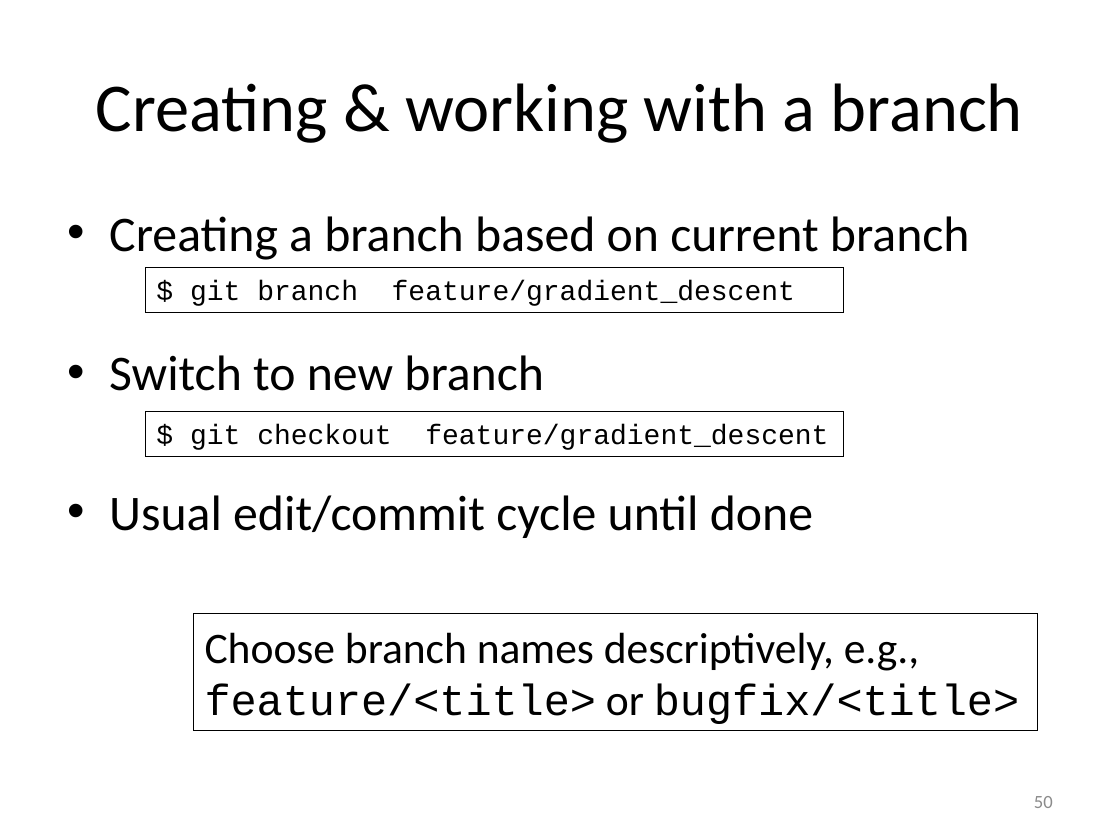
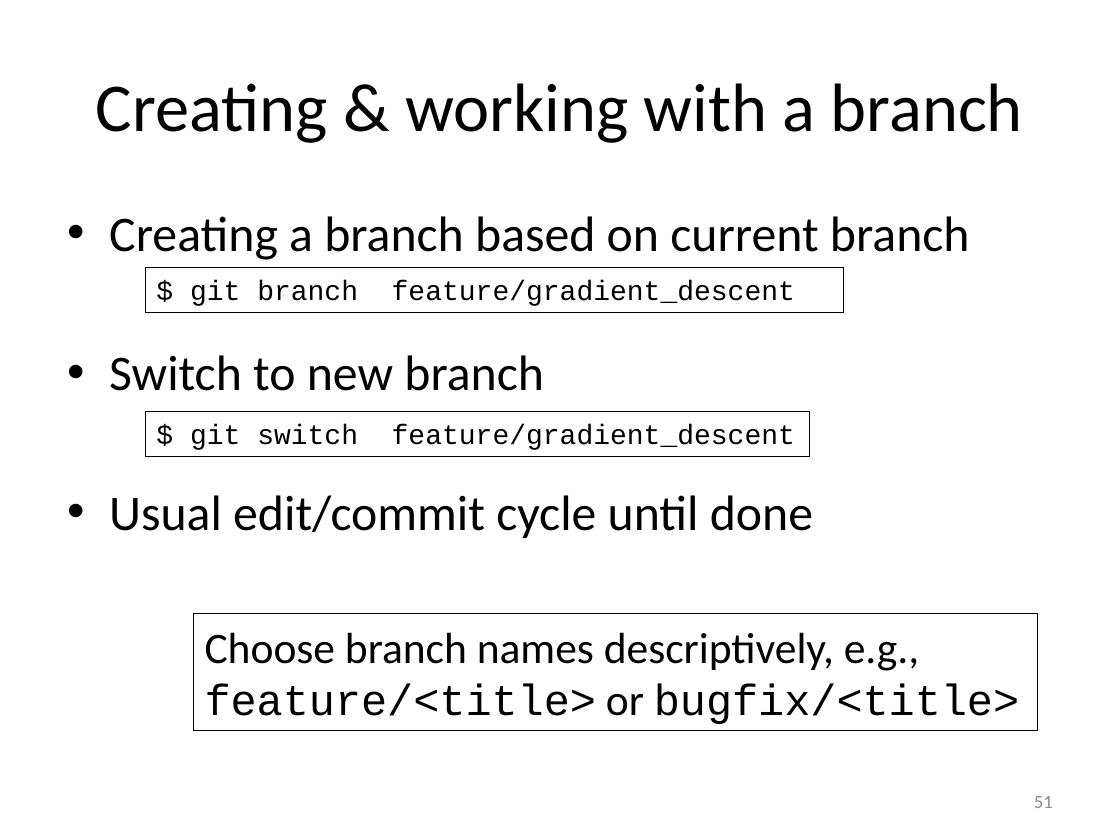
Before and after one commit to gjbex/Version-control-with-git, a slide deck: slide 51 of version_control_git.pptx (slide 50 before the commit). Drawn at 1120x840 pixels with LibreOffice and Linux fonts; fonts in the diff are those of the drawing. Boxes give left, top, right and bottom in pixels: in the first picture for what was removed or moved away, otherwise in the second. Text is boxed around its words. In the diff, an @@ line names an element or a change of style, - is before the commit and + after.

Commit message:
Update for git switch and git restore

```diff
--- a/version_control_git.pptx
+++ b/version_control_git.pptx
@@ rectangle "$ git switch feature/gradient_descent": place and size @@
-rectangle "$ git switch feature/gradient_descent" at box(146, 411, 843, 456)
+rectangle "$ git switch feature/gradient_descent" at box(146, 411, 810, 456)
@@ text in rectangle at box(190, 424, 795, 450): text changed @@
-$ git checkout feature/gradient_descent
+$ git switch feature/gradient_descent
@@ page number at box(1034, 796, 1053, 808): text changed @@
-50
+51
```
Also in this commit, not shown: 4 other slides changed, 1 slide added.
